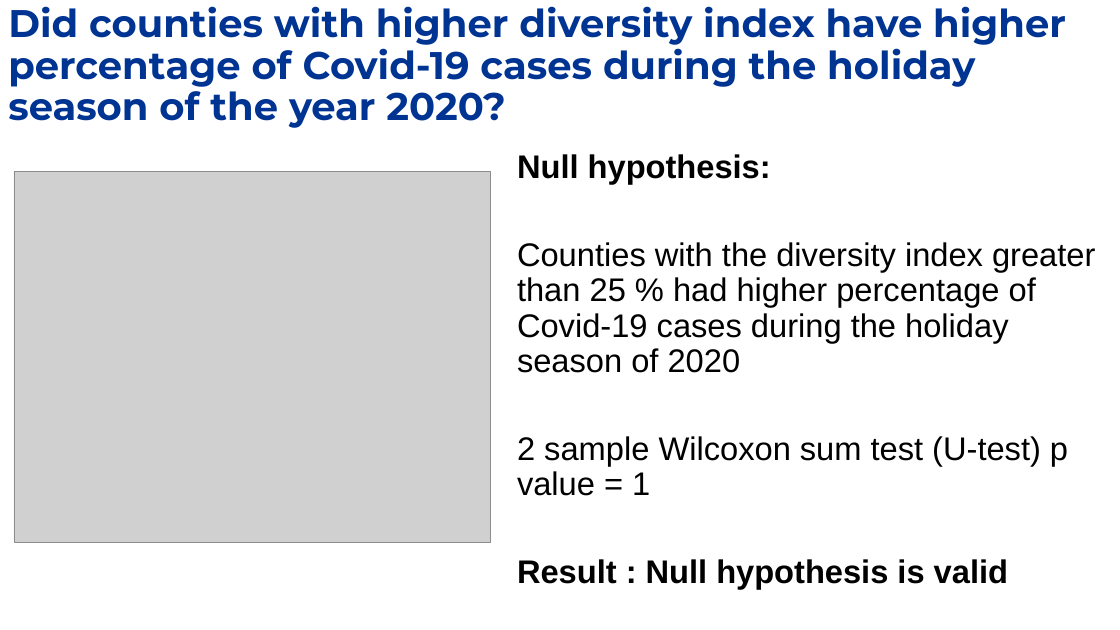
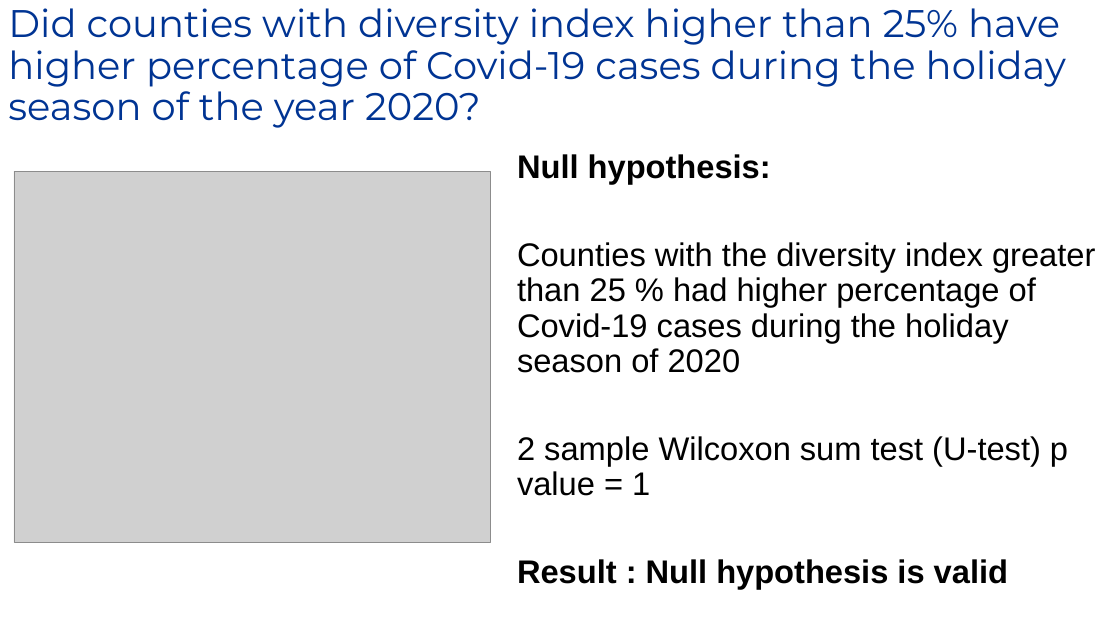
Before and after one commit to sht150/CHE-Math-Project-updated, a slide deck: slide 8 of Presentation.pptx. Drawn at 1120x630 pixels with LibreOffice and Linux fonts; fonts in the diff are those of the drawing; grey boxes stand for pictures; background and template pictures are left out. Boxes give left, top, right and bottom in pixels: in the first picture for what was removed or moved away, otherwise in the second. Text is boxed around its words. In the diff, an @@ line names an element or a change of style, - is before the commit and + after.

```diff
--- a/Presentation.pptx
+++ b/Presentation.pptx
@@ title at [8,8,1066,128]: text changed; bold off @@
-Did counties with higher diversity index have higher percentage of Covid-19 cases during the holiday season of the year 2020?
+Did counties with diversity index higher than 25% have higher percentage of Covid-19 cases during the holiday season of the year 2020?
```
Also in this commit, not shown: 2 other slides changed, 5 slides added, 1 slide removed, 1 other file.
